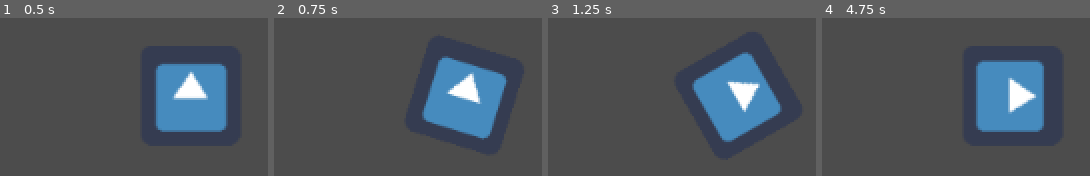
Above: before the commit, frames 1-4 (left to right).
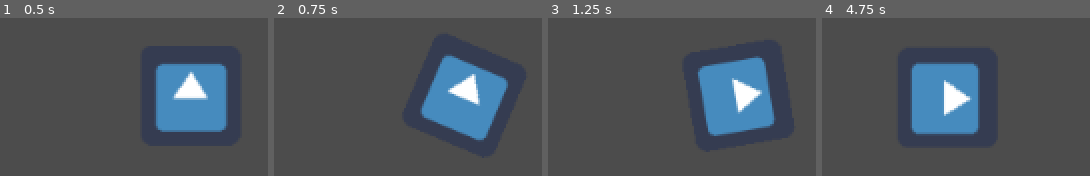
Above: after the commit, the same moments.

Repository: jpcerrone/TanksGodot
Game: Godot game, scene res://Main.tscn
Two runs of this game, one before a commit and one after it. Both use one fixed random seed, a clock stepped at 60 frames per second and the inputs below. The engine's default icon, where the game draws it, is replaced by a stand-in: a white triangle on a blue panel in a dark square.
Inputs:
- Up to frame 1 (0.5 s): no input
- Up to frame 2 (0.75 s): tap Enter at 0.5 s; hold D (move_right) from 0.53 s (still down)
- Up to frame 3 (1.25 s): keep holding D (move_right)
- Up to frame 4 (4.75 s): release D (move_right) at 1.28 s; hold S (move_down) 1.28-2.03 s; hold D (move_right) 2.03-2.78 s; hold W (move_up) 2.78-3.53 s; hold A (move_left) from 3.53 s (still down)

Frame 1 is identical in both runs. In frame 2, 1.8% of the frame differs, in the area x 54-88%, y 24-78%; in frame 3, 4.2%; in frame 4, 23%, in the area x 32-83%, y 26-74%.

Commit message:
added tank movement

Diff:
--- a/Player.gd
+++ b/Player.gd
@@ -1,20 +1,26 @@
 extends KinematicBody2D
 
-
-
 export (int) var speed = 100
-export (float) var rotation_speed = 1.5
+export (float) var rotation_speed = 2.0
 var velocity = Vector2()
 var rotation_dir = 0
-var directions = [0, PI/4, PI/2, PI/2, 3*PI/4]
 
 # Called when the node enters the scene tree for the first time.
 func _ready():
 	pass # Replace with function body.
 
+func isRotationWithinDeltaForDirections(direction1, direction2, rotDelta):
+	var isWithinDeltaFirstDirection = (rotation > direction1 - rotDelta) && (rotation < direction1 + rotDelta)
+	if (isWithinDeltaFirstDirection):
+		rotation = direction1
+	var isWithinDeltaSecondDirection = (rotation > direction2 - rotDelta) && (rotation < direction2 + rotDelta)
+	if (isWithinDeltaSecondDirection):
+		rotation = direction2
+	return isWithinDeltaFirstDirection || isWithinDeltaSecondDirection
+
 func _physics_process(delta):
 	rotation_dir = 0
-	var rotDiff = rotation_speed * delta
+	var rotDelta = rotation_speed * delta
 	velocity = Vector2(0, 0)
 	#Only one rotation is counted
 	if (rotation > 2*PI):
@@ -23,13 +29,7 @@
 		rotation = rotation + 2*PI
 
 	if (Input.is_action_pressed("move_up") && Input.is_action_pressed("move_right")) || Input.is_action_pressed("move_down") && Input.is_action_pressed("move_left"):
-		var isWithinOriginalClamp = (rotation > PI/4 - rotDiff) && (rotation < PI/4 + rotDiff)
-		if (isWithinOriginalClamp):
-			rotation = PI/4
-		var isWithinAlternateClamp = (rotation > 5*PI/4 - rotDiff) && (rotation < 5*PI/4 + rotDiff)
-		if (isWithinAlternateClamp):
-			rotation = 5*PI/4
-		if !isWithinOriginalClamp && !isWithinAlternateClamp:
+		if !isRotationWithinDeltaForDirections(PI/4, 5*PI/4, rotDelta):
 			if (rotation < PI/4) || (rotation > 7*PI/4):
 				rotation_dir = 1
 			elif (rotation < 3*PI/4):
@@ -38,15 +38,13 @@
 				rotation_dir = 1
 			elif (rotation < 7*PI/4):
 				rotation_dir = -1
-
+		else:
+			if Input.is_action_pressed("move_up"):
+				velocity = Vector2(1,-1)
+			if Input.is_action_pressed("move_down"):
+				velocity = Vector2(-1,1)
 	elif (Input.is_action_pressed("move_up") && Input.is_action_pressed("move_left")) || Input.is_action_pressed("move_down") && Input.is_action_pressed("move_right"):
-		var isWithinOriginalClamp = (rotation > 3*PI/4 - rotDiff) && (rotation < 3*PI/4 + rotDiff)
-		if (isWithinOriginalClamp):
-			rotation = 3*PI/4
-		var isWithinAlternateClamp = (rotation > 7*PI/4 - rotDiff) && (rotation < 7*PI/4 + rotDiff)
-		if (isWithinAlternateClamp):
-			rotation = 7*PI/4
-		if !isWithinOriginalClamp && !isWithinAlternateClamp:
+		if !isRotationWithinDeltaForDirections(3*PI/4, 7*PI/4, rotDelta):
 			if (rotation < PI/4) || (rotation > 7*PI/4):
 				rotation_dir = -1
 			elif (rotation < 3*PI/4):
@@ -55,15 +53,13 @@
 				rotation_dir = -1
 			elif (rotation < 7*PI/4):
 				rotation_dir = 1
-
+		else:
+			if Input.is_action_pressed("move_up"):
+				velocity = Vector2(-1,-1)
+			if Input.is_action_pressed("move_down"):
+				velocity = Vector2(1,1)
 	elif Input.is_action_pressed("move_up") || Input.is_action_pressed("move_down"):
-		var isWithinOriginalClamp = (rotation > 0 - rotDiff) && (rotation < 0 + rotDiff)
-		if (isWithinOriginalClamp):
-			rotation = 0
-		var isWithinAlternateClamp = (rotation > PI - rotDiff) && (rotation < PI + rotDiff)
-		if (isWithinAlternateClamp):
-			rotation = PI
-		if !isWithinOriginalClamp && !isWithinAlternateClamp:
+		if !isRotationWithinDeltaForDirections(0, PI, rotDelta):
 			if (rotation < PI/2):
 				rotation_dir = -1
 			elif (rotation < PI):
@@ -72,14 +68,13 @@
 				rotation_dir = -1
 			elif (rotation < 2*PI):
 				rotation_dir = 1
+		else:
+			if Input.is_action_pressed("move_up"):
+				velocity = Vector2(0,-1)
+			if Input.is_action_pressed("move_down"):
+				velocity = Vector2(0,1)
 	elif Input.is_action_pressed("move_left") || Input.is_action_pressed("move_right"):
-		var isWithinOriginalClamp = (rotation > PI/2 - rotDiff) && (rotation < PI/2 + rotDiff)
-		if (isWithinOriginalClamp):
-			rotation = PI/2
-		var isWithinAlternateClamp = (rotation > 3*PI/2 - rotDiff) && (rotation < 3*PI/2 + rotDiff)
-		if (isWithinAlternateClamp):
-			rotation = 3*PI/2
-		if !isWithinOriginalClamp && !isWithinAlternateClamp:
+		if !isRotationWithinDeltaForDirections(PI/2, 3*PI/2, rotDelta):
 			if (rotation < PI/2):
 				rotation_dir = 1
 			elif (rotation < PI):
@@ -88,8 +83,13 @@
 				rotation_dir = 1
 			elif (rotation < 2*PI):
 				rotation_dir = -1
+		else:
+			if Input.is_action_pressed("move_right"):
+				velocity = Vector2(1,0)
+			if Input.is_action_pressed("move_left"):
+				velocity = Vector2(-1,0)
 
 	#print_debug(rotation)
-	rotation += rotation_dir * rotDiff
+	rotation += rotation_dir * rotDelta
 	velocity = velocity.normalized() * speed
 	velocity = move_and_slide(velocity)
